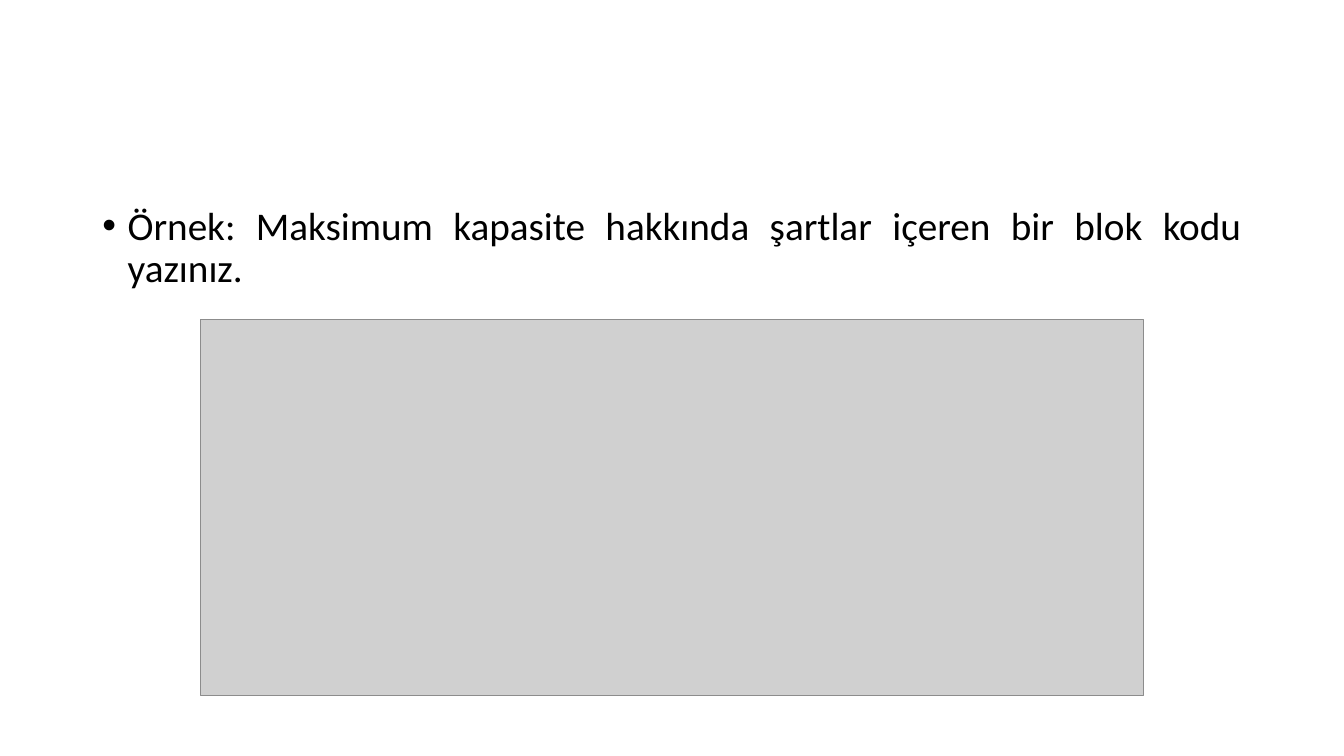
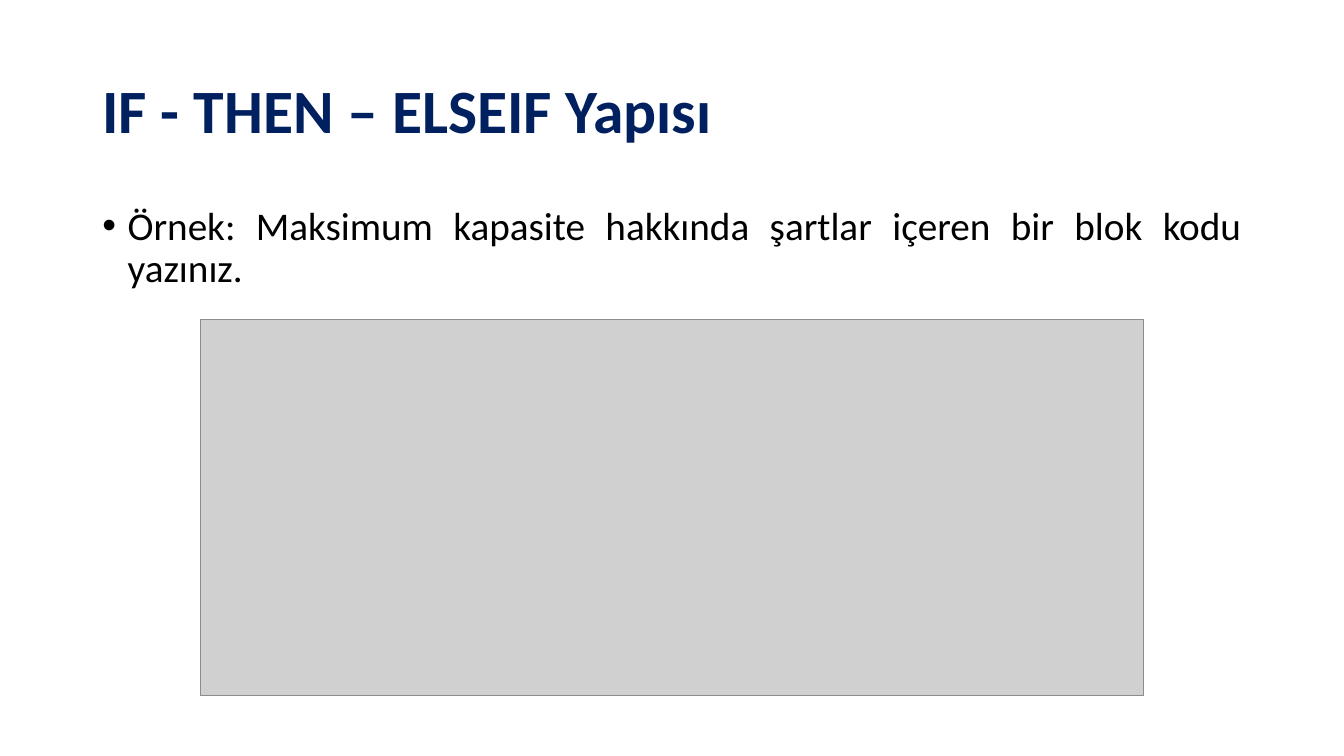
Before and after one commit to SevdanurGENC/Oracle-DB-SQL-Developer-Lecture-Notes, a slide deck: slide 36 of Slides/Oracle DB & SQL Developer - Bolum IV.pptx. Drawn at 1344x756 pixels with LibreOffice and Linux fonts; fonts in the diff are those of the drawing; grey boxes stand for pictures. Boxes give left, top, right and bottom in pixels: in the first picture for what was removed or moved away, otherwise in the second. Text is boxed around its words. In the diff, an @@ line names an element or a change of style, - is before the commit and + after.

```diff
--- a/Slides/Oracle DB & SQL Developer - Bolum IV.pptx
+++ b/Slides/Oracle DB & SQL Developer - Bolum IV.pptx
@@ title added at [102, 92, 712, 143], 44 pt, text #002060, bold @@
+IF - THEN – ELSEIF Yapısı
```
Also in this commit, not shown: 13 other slides changed, 1 slide added, 1 slide removed, 2 other files.
